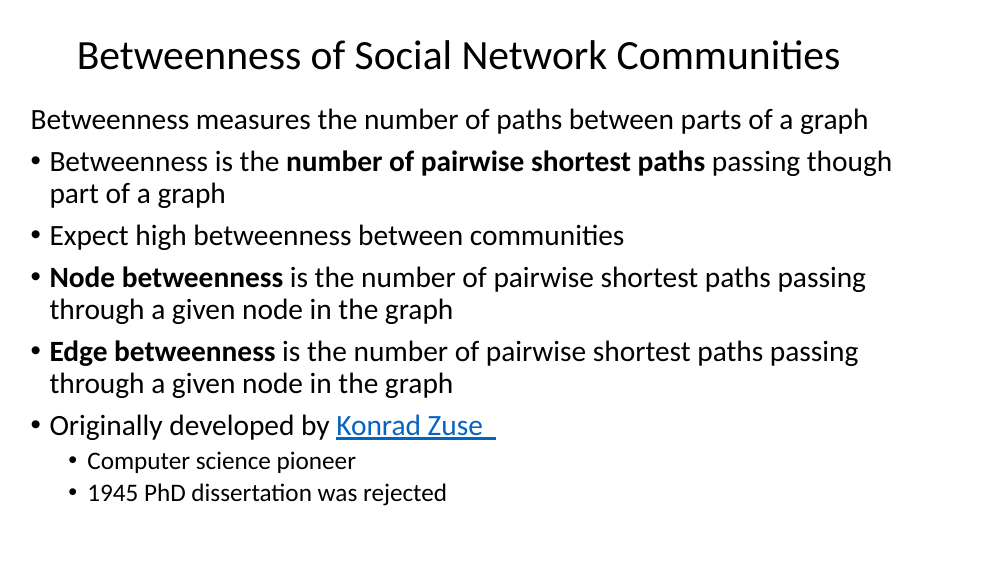
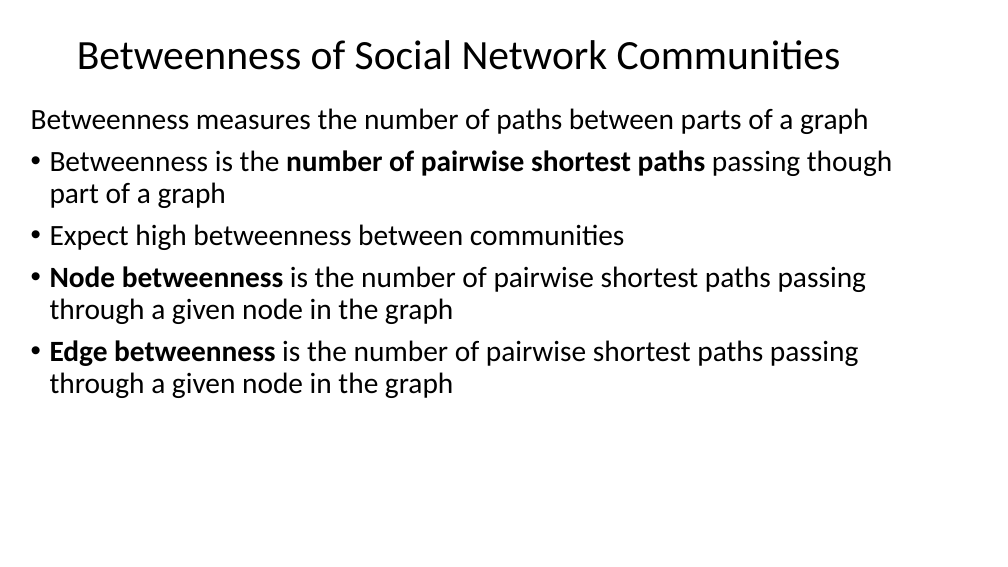
Before and after one commit to StephenElston/CSCI-E-108, a slide deck: slide 20 of slides/9_SocialNetworkAnalysis.pptx. Drawn at 1008x567 pixels with LibreOffice and Linux fonts; fonts in the diff are those of the drawing. Boxes give left, top, right and bottom in pixels: in the first picture for what was removed or moved away, otherwise in the second. Text is boxed around its words. In the diff, an @@ line names an element or a change of style, - is before the commit and + after.

Commit message:
Fixed typos in slides

```diff
--- a/slides/9_SocialNetworkAnalysis.pptx
+++ b/slides/9_SocialNetworkAnalysis.pptx
@@ text at (50,414,483,506): paragraphs removed @@
-• Originally developed by Konrad Zuse
-  • Computer science pioneer
-  • 1945 PhD dissertation was rejected
```
Also in this commit, not shown: 5 other slides changed.
